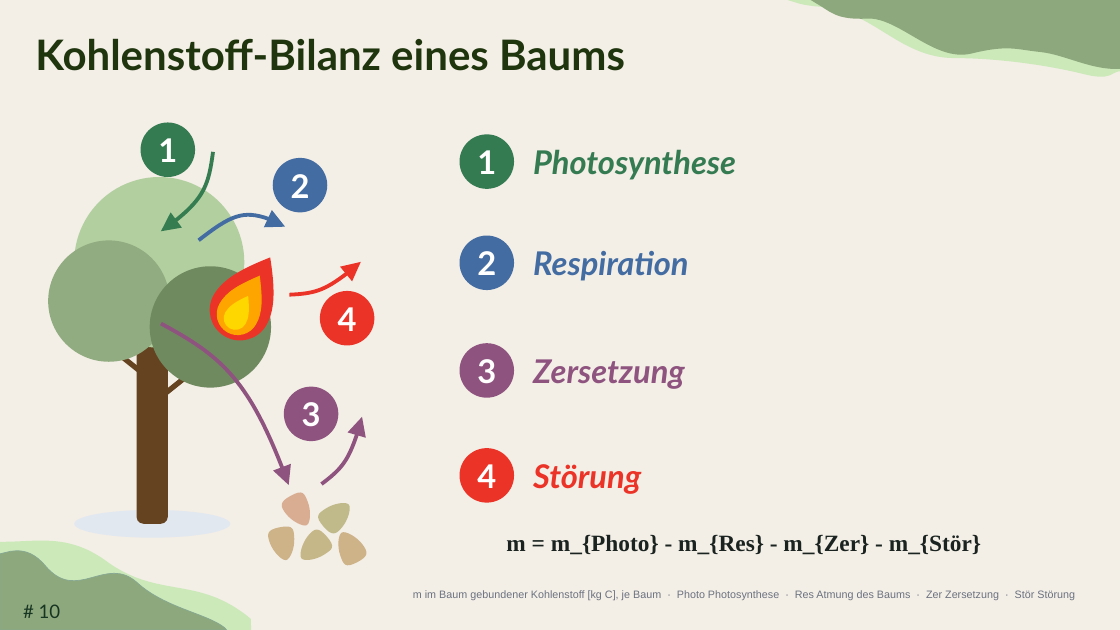
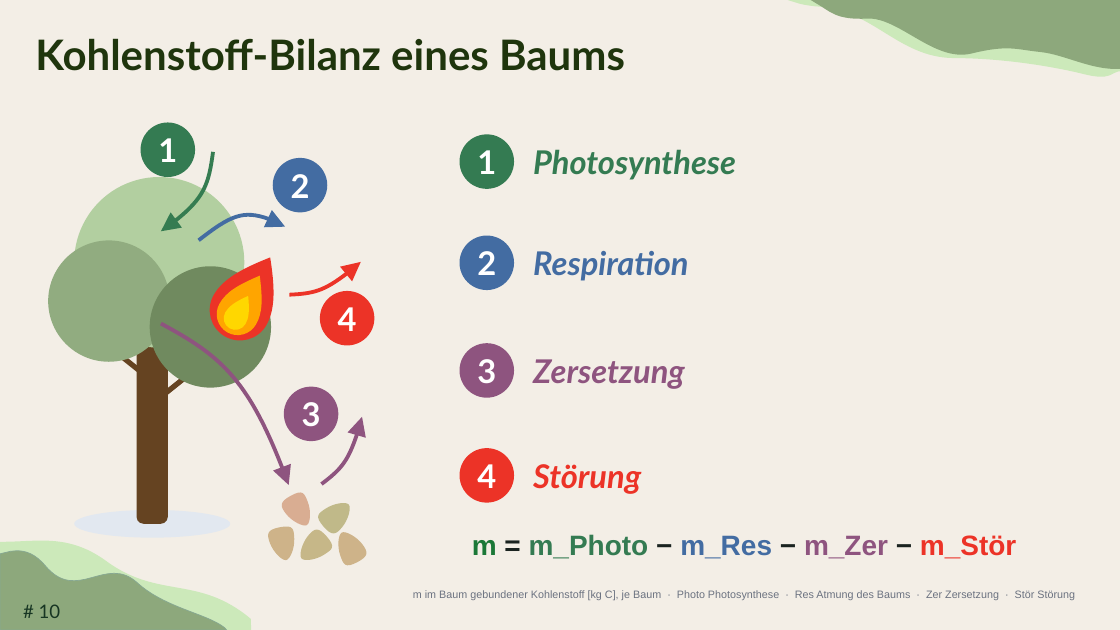
Before and after one commit to TimoDiepers/woodway, a slide deck: slide 10 of docs/slides/dissvortrag.pptx. Drawn at 1120x630 pixels with LibreOffice and Linux fonts; fonts in the diff are those of the drawing; background and template pictures are left out. Boxes give left, top, right and bottom in pixels: in the first picture for what was removed or moved away, otherwise in the second. Text is boxed around its words. In the diff, an @@ line names an element or a change of style, - is before the commit and + after.

Commit message:
feat(slides): real PowerPoint equations with a colour code per symbol
The formulas on slides 7-10, 12, 13, 17, 18 and 24 were LaTeX *source* shown
as plain text -- "\\dot m_{Stör}(t) = p_{Stör}(T)\\, m(t)" appeared literally
on the slide. They are now native OMML equations, built by nbs.omml from an
expression tree rather than typed as XML.

Getting there needed two structural facts that are not guessable and cost a
failed attempt each. PowerPoint nests a display equation as
a:p > a14:m > m:oMathPara > m:oMath -- omit the a14:m wrapper and the file
still saves and no renderer shows anything. And the whole shape is wrapped in
mc:AlternateContent: mc:Choice holds the math, mc:Fallback a plain-text copy,
and everything that is not PowerPoint displays the fallback. That is also why
python-pptx never saw these shapes: they sit inside AlternateContent, out of
reach of slide.shapes. Both branches are now written, so the equations render
as math in PowerPoint and as coloured text everywhere else.

The colour code is the point of the exercise. Each run carries its own
a:srgbClr, which is how PowerPoint stores per-symbol colour, so a symbol can
be recognised across slides and against the figures:

  green #1b7837  carbon channel   (= nbs.plots.C_CARBON, the CO2 curve)
  orange #d95f02 albedo channel   (= nbs.plots.C_ALBEDO, the albedo curve)
  red #b2182b    disturbance and risk
  dark #1a2320   balance and climate response -- the net

The equations PowerPoint already held (slides 11, 14, 21, 22) are recoloured
to the same code rather than rebuilt. Slides 7-10 are the exception: they
already colour their four numbered processes, and the balance terms now
follow those local colours instead, so each term matches its own icon. Those
four values are read out of the slides, not invented.

Slide 11 carries the key, next to where the dot notation is explained
already, and a new backup slide lists every symbol with its colour.

```diff
--- a/docs/slides/dissvortrag.pptx
+++ b/docs/slides/dissvortrag.pptx
@@ text at [472,534,1016,559]: text changed; size 20 to 24 pt; font Times New Roman to Arial; text colour #1A2320 to #347B52 @@
-m = m_{Photo} - m_{Res} - m_{Zer} - m_{Stör}
+m = m_Photo − m_Res − m_Zer − m_Stör
```
Also in this commit, not shown: 9 other slides changed, 1 slide added, 4 other files.
